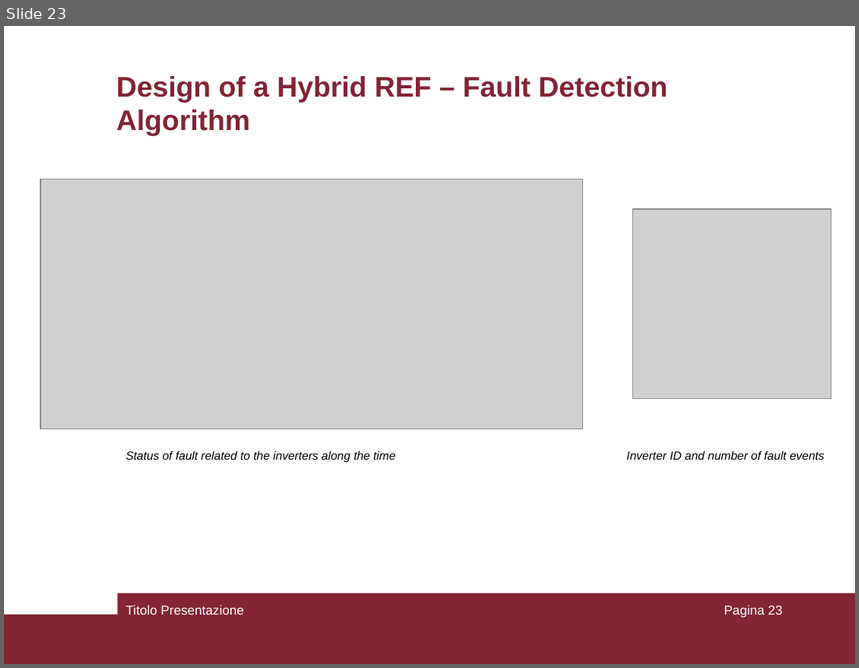
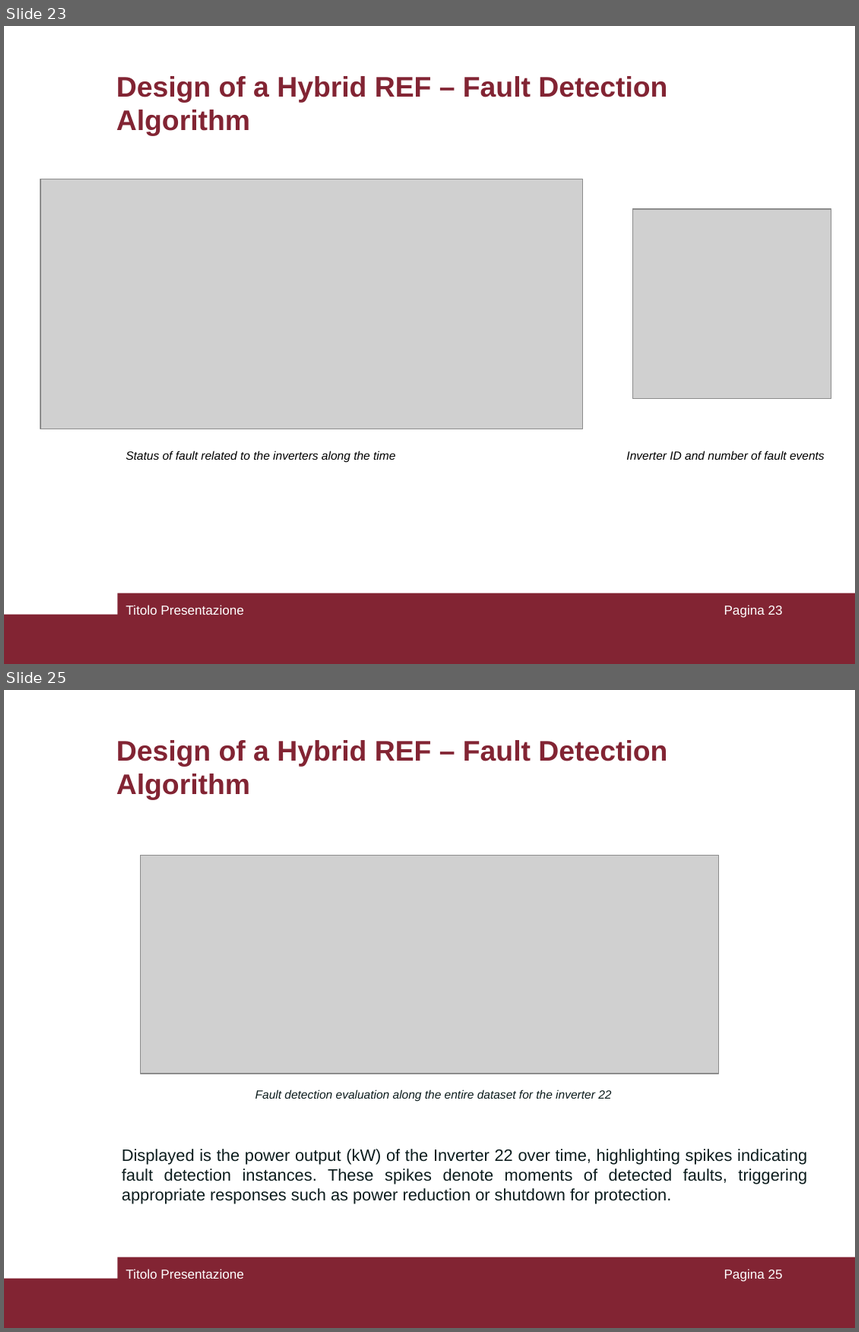
Before and after one commit to pierlucaanania/ResilienceEngineering4Minigrid_Africa, a slide deck: MSc Thesis/PresPptSapienza.ppt. Shown one above the other, each under a label of ours: slide 23 before the commit, slides 23 and 25 after it; the slides between them are not shown. The pictures are 859x668 and 859x1332 pixels, drawn with LibreOffice and Linux fonts; fonts in the diff are those of the drawing; grey boxes stand for pictures. Boxes give left, top, right and bottom in pixels: in the first picture for what was removed or moved away, otherwise in the second. Text is boxed around its words. In the diff, an @@ line names an element or a change of style, - is before the commit and + after.

Commit message:
Update ppt

```diff
--- a/MSc Thesis/PresPptSapienza.ppt
+++ b/MSc Thesis/PresPptSapienza.ppt
@@ slide 25 added at bbox=[4, 690, 855, 1328], background #FFFFFF; not listed: 2 template elements that a slide beside it also shows @@
@@ title added at bbox=[116, 740, 667, 800], 24 pt, text #822433, bold @@
+Design of a Hybrid REF – Fault Detection Algorithm
@@ picture added at bbox=[140, 855, 719, 1074] @@
@@ text added at bbox=[256, 1090, 611, 1101], 10 pt, text #0C1C1D, italic @@
+Fault detection evaluation along the entire dataset for the inverter 22
@@ text added at bbox=[122, 1149, 807, 1205], 14 pt, text #0C1C1D @@
+Displayed is the power output (kW) of the Inverter 22 over time, highlighting spikes indicating fault detection instances. These spikes denote moments of detected faults, triggering appropriate responses such as power reduction or shutdown for protection.
@@ text added at bbox=[126, 1269, 244, 1279], 11 pt, text #FFFFFF @@
+Titolo Presentazione
@@ page number added at bbox=[724, 1269, 783, 1282], 11 pt, text #FFFFFF @@
+Pagina 25
```
Also in this commit, not shown: 1 slide changed, 2 other slides added.
